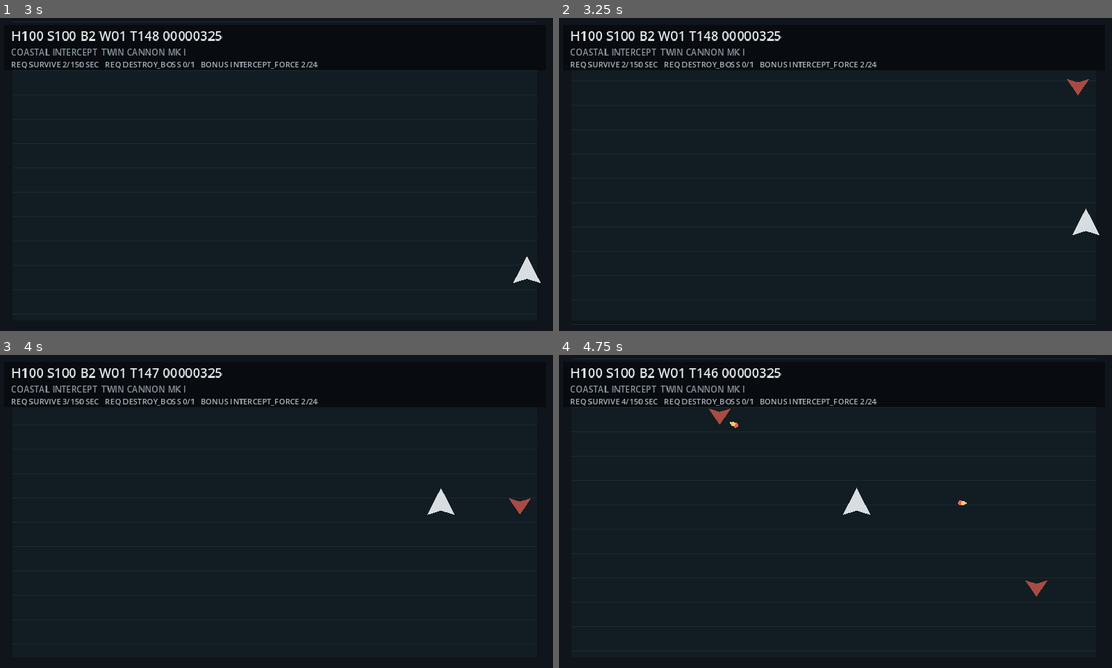
Above: before the commit, frames 1-4 (two rows, left to right).
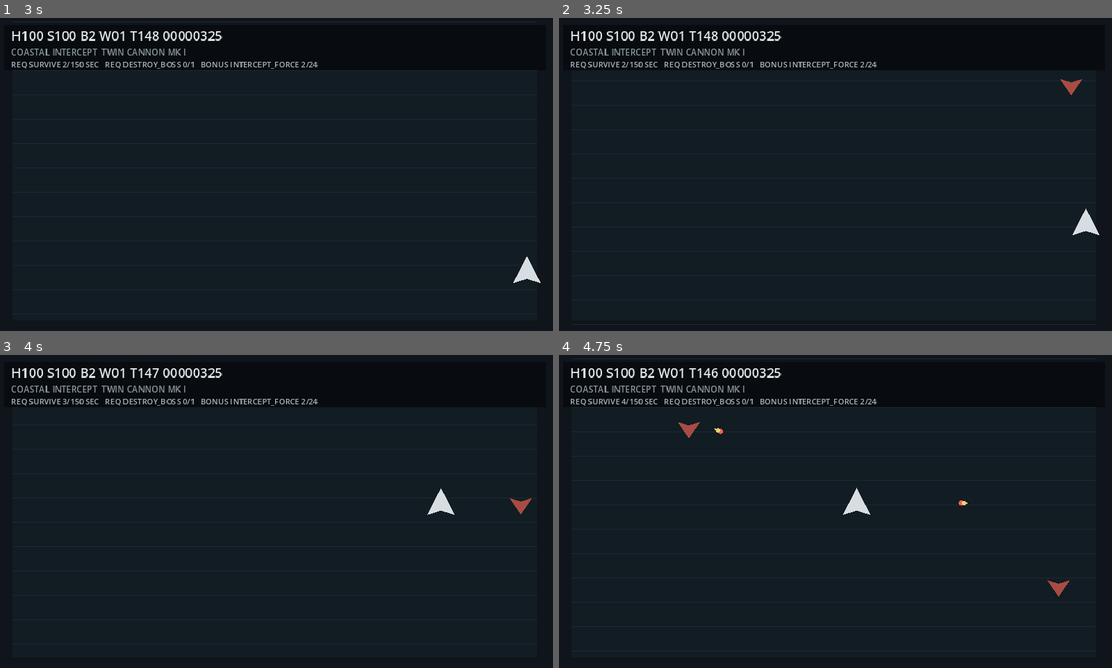
Above: after the commit, the same moments.

Repository: EVAVO-STUDIO/godot-462-strike-wing-94
Game: Godot game, scene res://scenes/main.tscn
The game is run twice, just before and just after one commit, with the same random seed, the same clock (stepped at 60 frames per second) and the same inputs.
Inputs:
- Up to frame 1 (3 s): tap Enter (confirm) at 0.5, 0.6 s; hold D (move_right) 0.53-1.28 s; hold S (move_down) 1.28-2.03 s; tap Space (fire_primary) at 1.35 s; hold D (move_right) 2.03-2.78 s; tap X (fire_secondary) at 2.1 s; hold W (move_up) from 2.78 s (still down); tap H (service_hull) at 2.85 s
- Up to frame 2 (3.25 s): keep holding W (move_up)
- Up to frame 3 (4 s): release W (move_up) at 3.53 s; hold A (move_left) from 3.53 s (still down); tap J (service_shield) at 3.6 s
- Up to frame 4 (4.75 s): keep holding A (move_left); tap Enter (confirm) at 4.35 s

Frame 1 is identical in both runs. In frame 2, 0.1% of the frame differs, in the area x 90-96%, y 19-25%; in frame 3, less than 0.1%; in frame 4, 0.4%, in the area x 21-93%, y 17-78%.
Error in both runs: Invalid call to function 'permanent_index (via call)' in base 'Node (weapon_pickup_director.gd)'. Expected 1 arguments. (res://scripts/campaign_save.gd:70)

Commit message:
refactor: remove movement pattern autoload

Diff:
--- a/project.godot
+++ b/project.godot
@@ -14,7 +14,6 @@
 AccuracyDirector="*res://scripts/accuracy_director.gd"
 RewardDirector="*res://scripts/reward_director.gd"
 ServiceDirector="*res://scripts/service_director.gd"
-MovementPatternDirector="*res://scripts/movement_pattern_director.gd"
 BossHudDirector="*res://scripts/boss_hud_director.gd"
 ThreatWarningDirector="*res://scripts/threat_warning_director.gd"
 ProjectileCueDirector="*res://scripts/projectile_cue_director.gd"
